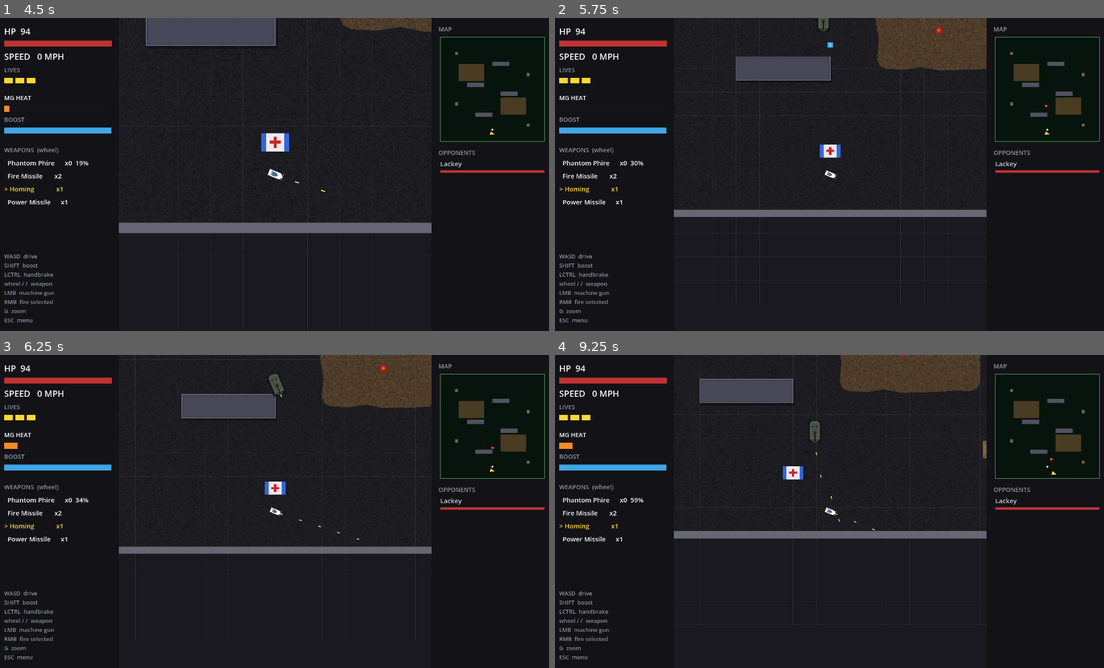
Above: before the commit, frames 1-4 (two rows, left to right).
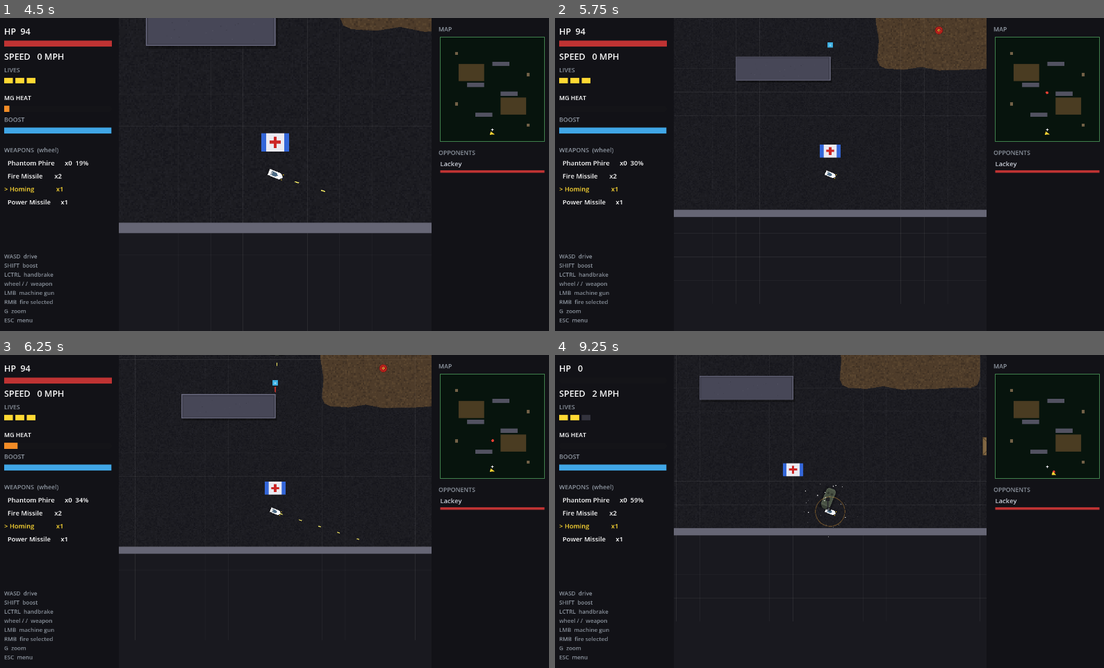
Above: after the commit, the same moments.

Repository: b3p3k0/bentchrome
Game: Godot game, scene res://levels/depot/depot.tscn
Two runs of this game, one before a commit and one after it. Both use one fixed random seed, a clock stepped at 60 frames per second and the inputs below. This scene is started directly instead of the project's main scene.
Inputs (mouse positions are in pixels of both pictures, inside the frame that each line leads up to):
- Up to frame 1 (4.5 s): tap Enter (select_confirm) at 0.5, 4.25 s; move the mouse to (395, 158) at 0.52 s; hold D (move_right) 0.53-1.25 s; tap Shift (boost) at 0.6 s; click (395, 158) at 0.67 s; tap Space at 0.77, 3.77 s; drag from (164, 190) to (274, 143) at 1.27 s; move the mouse to (329, 105) at 2.02 s; hold D (move_right) 2.03-2.75 s; right-click (329, 105) at 2.1 s; drag from (247, 237) to (274, 174) at 2.77 s; move the mouse to (444, 221) at 3.52 s; hold A (move_left) 3.53-4.25 s; tap / (weapon_next) at 3.6 s; drag from (109, 127) to (274, 174) at 4.27 s
- Up to frame 2 (5.75 s): tap Enter (select_confirm) at 5 s; move the mouse to (856, 174) at 5.02 s; hold Ctrl (handbrake) from 5.03 s (still down); tap G (zoom_toggle) at 5.1 s; click (856, 174) at 5.17 s
- Up to frame 3 (6.25 s): release Ctrl (handbrake) at 5.75 s; drag from (192, 433) to (49, 486) at 5.77 s
- Up to frame 4 (9.25 s): move the mouse to (950, 495) at 6.52 s; hold W (move_up) 6.53-7.25 s; tap Backspace at 6.6 s; tap Space at 6.77 s; drag from (719, 527) to (824, 386) at 7.27 s; move the mouse to (884, 442) at 8.02 s; hold Ctrl (handbrake) 8.03-8.75 s; tap Y at 8.1 s; drag from (802, 574) to (807, 408) at 8.77 s

Frame 1 is identical in both runs. In frame 2, less than 0.1% of the frame differs, in the area x 47-90%, y 0-29%; in frame 3, 0.1%; in frame 4, 2.7%, in the area x 0-92%, y 0-78%.

Commit message:
Card 1: the Breach Cannon wakes up — Lackey's turret starts tracking
The barrel painted on Lackey's hull stops being decoration. weapons/turret.gd
is the game's first auto-aiming mount: it rides the hull at the cannon ring
but sets its OWN global rotation (immune to the Visual's 16-step heading
quantization), slews toward the player at 120 deg/s — the aim lag IS the
dodge — and fires a power-class shot every 2.8s inside ~1100px when aligned
with clear line of sight. Autonomous by design: it keeps the pressure on
through break-off breathers, a fighting retreat. Data-driven via a new
VehicleStats.turret def (any future boss can grow one); lackey_cannon.tres
is reborn as the turret's ammunition; the static barrel leaves the hull
paint, its mount ring stays. Test-locked: fires aligned, cools down, clamps
its slew, ignores out-of-range, respects cover.

Co-Authored-By: Claude Fable 5 <noreply@anthropic.com>

Diff:
--- a/data/vehicles/lackey.tres
+++ b/data/vehicles/lackey.tres
@@ -22,3 +22,4 @@
 special = ExtResource("2_cannon")
 special_ammo_cap = 2
 special_recharge_seconds = 6.0
+turret = ExtResource("2_cannon")
--- a/data/weapons/lackey_cannon.tres
+++ b/data/weapons/lackey_cannon.tres
@@ -6,9 +6,10 @@
 [resource]
 script = ExtResource("1_def")
 display_name = "Breach Cannon"
-cooldown = 1.4
+cooldown = 2.8
 damage = 45.0
-projectile_speed = 1350.0
+projectile_speed = 1400.0
 projectile_lifetime = 3.0
 projectile_scene = ExtResource("2_proj")
-note = "Lackey's main gun: devastating, dead straight, slow to reload. Dodge sideways, not backward."
+projectile_tint = Color(1, 0.25, 0.2, 1)
+note = "Lackey's LIVE turret (weapons/turret.gd): tracks the player independent of the hull, fires power-missile-class shots every 2.8s inside ~1100px. Aim lag is the dodge — orbit hard."
--- a/resources/vehicle_stats.gd
+++ b/resources/vehicle_stats.gd
@@ -24,6 +24,8 @@
 @export var special: WeaponDef  # signature secondary weapon
 @export var special_ammo_cap := 1            # rounds held at once
 @export var special_recharge_seconds := 12.0 # time to regrow one round
+@export var turret: WeaponDef  # bosses: auto-aiming hull turret (weapons/turret.gd);
+							   # null = none. Fires autonomously at the player.
 
 # Per-car raw handling-knob overrides (knob name -> value) applied after
 # StatCurves, so hand-tuning wins while StatCurves stays the default. Written by
--- a/tests/run_tests.gd
+++ b/tests/run_tests.gd
@@ -34,6 +34,7 @@
 	preload("res://tests/test_floor_navigation.gd"),
 	preload("res://tests/test_dock_level.gd"),
 	preload("res://tests/test_retrofit_floors.gd"),
+	preload("res://tests/test_turret.gd"),
 	preload("res://tests/test_mine.gd"),
 	preload("res://tests/test_audio_director.gd"),
 	preload("res://tests/test_corner_escape.gd"),
--- /dev/null
+++ b/tests/test_turret.gd
@@ -0,0 +1,106 @@
+extends RefCounted
+## The living breach turret: tracks the player-group target with a traverse
+## clamp (aim lag is the dodge), fires its def's shot when aligned + in range
+## + LoS-clear, self-gates on cooldown, and holds still when nobody's in
+## range. Uses the mount fixture pattern (t.current_scene container).
+
+const TurretScript := preload("res://weapons/turret.gd")
+const MissileScene := preload("res://weapons/missile.tscn")
+const VehicleScene := preload("res://vehicles/vehicle.tscn")
+
+var t
+
+func _init(runner) -> void:
+	t = runner
+
+func _def() -> WeaponDef:
+	var d := WeaponDef.new()
+	d.display_name = "Test Breach"
+	d.cooldown = 2.8
+	d.damage = 45.0
+	d.projectile_speed = 1400.0
+	d.projectile_lifetime = 3.0
+	d.projectile_scene = MissileScene
+	return d
+
+func _fixture(player_at: Vector2) -> Dictionary:
+	var container := Node2D.new()
+	t.root.add_child(container)
+	t.current_scene = container
+	var body := CharacterBody2D.new()  # the fake hull the turret rides
+	container.add_child(body)
+	var visual := Node2D.new()
+	visual.name = "Visual"
+	body.add_child(visual)
+	var turret = TurretScript.new()
+	visual.add_child(turret)
+	turret.set_weapon(_def())
+	var player = VehicleScene.instantiate()  # real car: joins "player" group
+	player.position = player_at
+	container.add_child(player)
+	return {"container": container, "turret": turret, "player": player}
+
+func _done(f: Dictionary) -> void:
+	t.current_scene = null
+	t.root.remove_child(f.container)
+	f.container.free()
+
+func _shots(f: Dictionary) -> int:
+	var n := 0
+	for child in f.container.get_children():
+		if child is Projectile:
+			n += 1
+	return n
+
+func test_fires_at_aligned_target_then_cools() -> void:
+	var f := _fixture(Vector2(600, 0))  # dead ahead of the +x barrel
+	for i in 4:
+		await t.physics_frame
+	t.check(_shots(f) == 1, "turret: one shot at the aligned target (got %d)" % _shots(f))
+	t.check(f.turret._cooldown > 2.0, "turret: cooldown armed after the shot")
+	for i in 4:
+		await t.physics_frame
+	t.check(_shots(f) == 1, "turret: cooldown holds the second shot")
+	var p: Node = null
+	for child in f.container.get_children():
+		if child is Projectile:
+			p = child
+	t.check(p != null and is_equal_approx(p.damage, 45.0), "turret: power-class damage rides the shot")
+	_done(f)
+
+func test_traverse_clamps_the_slew() -> void:
+	var f := _fixture(Vector2(0, 600))  # 90 degrees off the barrel
+	var before: float = f.turret.global_rotation
+	await t.physics_frame
+	await t.physics_frame
+	var moved: float = absf(f.turret.global_rotation - before)
+	var max_step: float = TurretScript.TRAVERSE * (2.5 / 60.0)  # 2 ticks + slack
+	t.check(moved > 0.0, "turret: slews toward the target")
+	t.check(moved <= max_step, "turret: slew respects TRAVERSE (moved %.3f)" % moved)
+	t.check(_shots(f) == 0, "turret: holds fire while off-aim")
+	_done(f)
+
+func test_out_of_range_stays_quiet() -> void:
+	var f := _fixture(Vector2(2000, 0))  # past RANGE
+	var before: float = f.turret.global_rotation
+	for i in 4:
+		await t.physics_frame
+	t.check(_shots(f) == 0, "turret: no shots past RANGE")
+	t.check(is_equal_approx(f.turret.global_rotation, before), "turret: no tracking past RANGE")
+	_done(f)
+
+func test_cover_denies_the_shot() -> void:
+	var f := _fixture(Vector2(600, 0))
+	var wall := StaticBody2D.new()
+	wall.collision_layer = 4
+	wall.position = Vector2(300, 0)
+	var col := CollisionShape2D.new()
+	var shape := RectangleShape2D.new()
+	shape.size = Vector2(40, 240)
+	col.shape = shape
+	wall.add_child(col)
+	f.container.add_child(wall)
+	for i in 4:
+		await t.physics_frame
+	t.check(_shots(f) == 0, "turret: cover between barrel and target denies the shot")
+	_done(f)
--- a/vehicles/car_paint.gd
+++ b/vehicles/car_paint.gd
@@ -402,9 +402,9 @@
 	draw_line(Vector2(-26, 15), Vector2(20, 15), accent.darkened(0.2), 1.5)
 	draw_circle(Vector2(-16, -5), 3.5, primary.darkened(0.4))    # crew hatches
 	draw_circle(Vector2(-16, 6), 3.5, primary.darkened(0.4))
-	draw_circle(Vector2(2, 0), 5.0, primary.darkened(0.45))      # cannon ring
-	draw_rect(Rect2(2, -1.5, 24, 3), TIRE)                       # breach cannon
-	draw_rect(Rect2(24, -2.5, 4, 5), TIRE)                       # muzzle brake
+	# Cannon ring only — the barrel is the LIVE turret now (weapons/turret.gd,
+	# spawned by Vehicle when stats.turret is set); this is its mount base.
+	draw_circle(Vector2(2, 0), 5.0, primary.darkened(0.45))
 	_outline(hull)
 
 ## Smoky: pursuit SUV — boxy, white door livery, push bar, flashing light bar.
--- a/vehicles/vehicle.gd
+++ b/vehicles/vehicle.gd
@@ -32,6 +32,7 @@
 const Floors := preload("res://game/floors.gd")  # terraced-floor math (dependency-free)
 const ExplosionScene := preload("res://environment/explosion.tscn")
 const SinkBubbles := preload("res://environment/sink_bubbles.gd")
+const TurretScript := preload("res://weapons/turret.gd")
 
 @export_group("Identity")
 @export var stats: VehicleStats
@@ -206,6 +207,15 @@
 		_rack.configure(stats.special, stats.special_ammo_cap, stats.special_recharge_seconds)
 	if stats.special and _special:
 		_special.set_weapon(_rack.selected_def() if _rack else stats.special)
+	# Boss turret: an autonomous auto-aiming barrel riding the hull (data-driven —
+	# any car whose stats carry a turret def grows one; fixed_loadout bosses never
+	# re-roll, and the name guard keeps live re-stats from stacking barrels).
+	if stats.turret and _visual and _visual.get_node_or_null(^"Turret") == null:
+		var turret := TurretScript.new()
+		turret.name = "Turret"
+		turret.position = Vector2(2.5, 0)  # the painted cannon ring (2,0 × fleet)
+		_visual.add_child(turret)
+		turret.set_weapon(stats.turret)
 
 func set_stats(new_stats: VehicleStats) -> void:
 	if new_stats == null:
--- /dev/null
+++ b/weapons/turret.gd
@@ -0,0 +1,88 @@
+extends Node2D
+## The living breach turret: an auto-aiming mount that tracks the PLAYER
+## independently of the hull it rides — it sets its own global_rotation, so
+## the parent Visual's 16-step heading quantization never staircases the
+## barrel — and fires straight power-class shots on its own cooldown.
+## Autonomous by design: it keeps firing through the driver's break-off
+## breathers (a fighting retreat, not a ceasefire); aim lag (TRAVERSE) keeps
+## it dodgeable by hard orbiting. Configured from a WeaponDef like any mount.
+## Duck-typed only — NEVER names Vehicle (projectile-cluster hygiene).
+
+const CarPaintScript := preload("res://vehicles/car_paint.gd")  # FLEET_SCALE only
+const Floors := preload("res://game/floors.gd")
+
+const RANGE := 1100.0
+const TRAVERSE := deg_to_rad(120.0)  # barrel slew per second — the dodge window
+const AIM_CONE := 0.12               # fire when the barrel is this close (rad)
+const LOS_MASK := 2 | 4              # walls + cover deny the shot
+const MUZZLE_OUT := 36.0             # barrel tip, in global px (28 local × fleet)
+const STEEL := Color(0.16, 0.16, 0.18)
+const STEEL_DARK := Color(0.1, 0.1, 0.12)
+
+var _def: WeaponDef = null
+var _cooldown := 0.0
+
+func set_weapon(def: WeaponDef) -> void:
+	_def = def
+	queue_redraw()
+
+func _ready() -> void:
+	# Sibling of the CarPaint node, which self-scales — match it.
+	scale = Vector2.ONE * CarPaintScript.FLEET_SCALE
+	queue_redraw()
+
+func _physics_process(delta: float) -> void:
+	if _def == null:
+		return
+	if _cooldown > 0.0:
+		_cooldown -= delta
+	var target := get_tree().get_first_node_in_group(&"player") as Node2D
+	if target == null or not is_instance_valid(target):
+		return
+	if global_position.distance_to(target.global_position) > RANGE:
+		return
+	var want := (target.global_position - global_position).angle()
+	var diff := wrapf(want - global_rotation, -PI, PI)
+	var step := TRAVERSE * delta
+	global_rotation += clampf(diff, -step, step)
+	if absf(diff) > AIM_CONE or _cooldown > 0.0:
+		return
+	if not _los_clear(target):
+		return
+	_fire()
+
+func _vehicle() -> Node:
+	return get_parent().get_parent() if get_parent() else null  # Visual -> car body
+
+func _los_clear(target: Node2D) -> bool:
+	var body := _vehicle() as CollisionObject2D
+	if body == null or not (target is CollisionObject2D):
+		return false
+	var query := PhysicsRayQueryParameters2D.create(
+		global_position, target.global_position, LOS_MASK)
+	query.exclude = [body.get_rid(), (target as CollisionObject2D).get_rid()]
+	return body.get_world_2d().direct_space_state.intersect_ray(query).is_empty()
+
+func _fire() -> void:
+	var scene := get_tree().current_scene
+	if scene == null or _def.projectile_scene == null:
+		return  # headless fixtures may not set one — same guard as the mount
+	_cooldown = _def.cooldown
+	var dir := Vector2.RIGHT.rotated(global_rotation)
+	var p := _def.projectile_scene.instantiate() as Projectile
+	p.modulate = _def.projectile_tint
+	p.hit_sfx = &"hit_weapon"
+	var shooter := _vehicle()
+	var shooter_floor := Floors.floor_of(shooter)
+	if shooter_floor >= 1:
+		p.collision_mask = Floors.projectile_mask(shooter_floor, false)
+	scene.add_child(p)
+	p.setup(global_position + dir * MUZZLE_OUT, dir, _def.projectile_speed,
+		_def.damage, _def.projectile_lifetime, shooter, 0.0, null)
+
+func _draw() -> void:
+	# The barrel that used to be static hull paint — now it turns to face you.
+	draw_circle(Vector2.ZERO, 6.0, STEEL_DARK)          # rotating cupola
+	draw_rect(Rect2(2.0, -1.5, 24.0, 3.0), STEEL)       # breach cannon
+	draw_rect(Rect2(24.0, -2.5, 4.0, 5.0), STEEL_DARK)  # muzzle brake
+	draw_circle(Vector2(-1.0, 0.0), 2.5, STEEL)         # breech dome
Not shown, added: tests/test_turret.gd.uid
Not shown, added: weapons/turret.gd.uid
